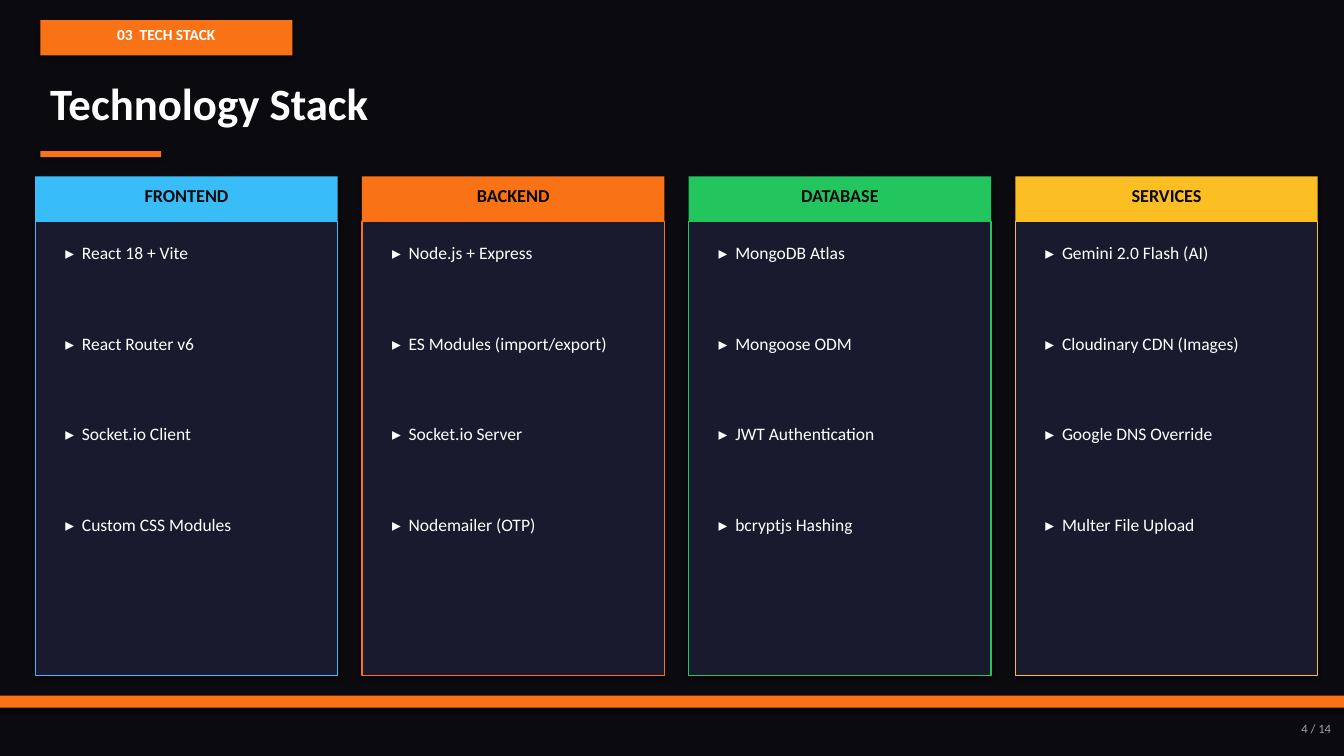
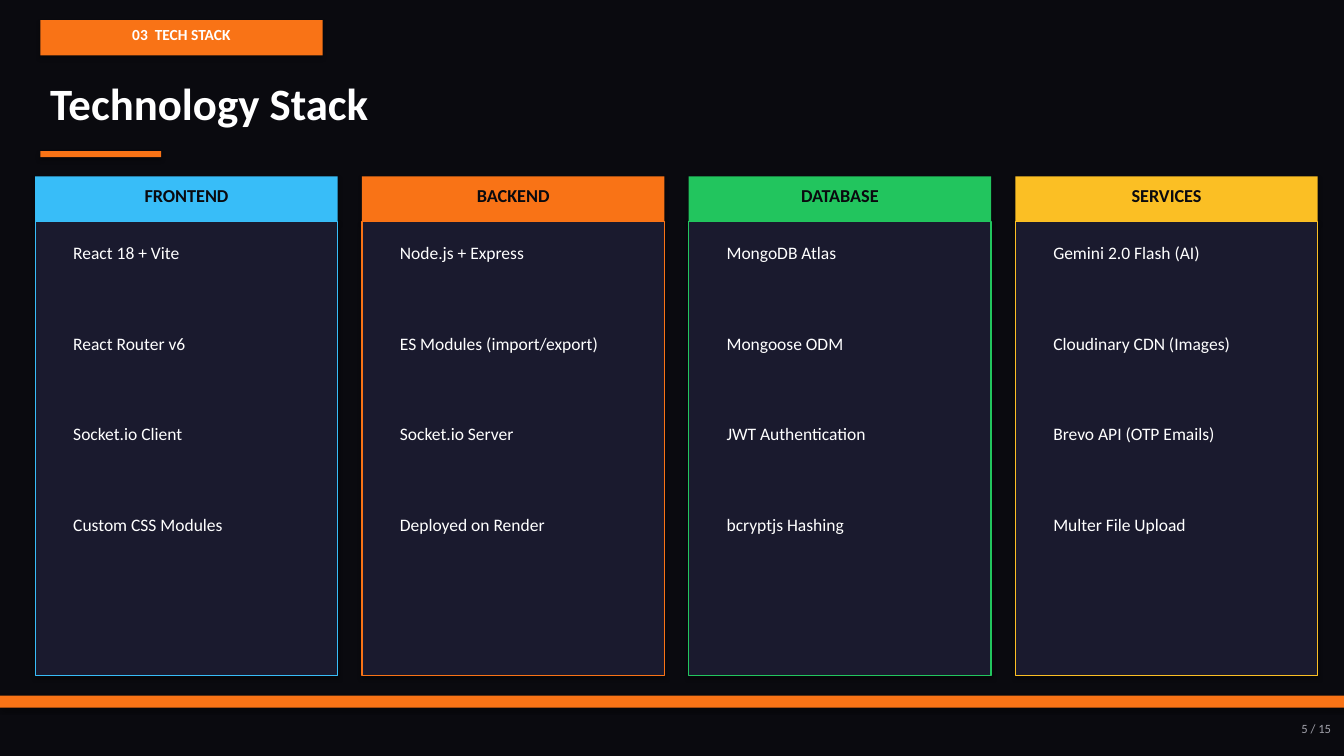
Before and after one commit to daniyalbettani/voice-restaurant-ai, a slide deck: slide 5 of VoiceBite_AI_Presentation.pptx (slide 4 before the commit). Drawn at 1344x756 pixels with LibreOffice and Linux fonts; fonts in the diff are those of the drawing. Boxes give left, top, right and bottom in pixels: in the first picture for what was removed or moved away, otherwise in the second. Text is boxed around its words. In the diff, an @@ line names an element or a change of style, - is before the commit and + after.

Commit message:
feat: add authentication context, modal component, and admin login page

```diff
--- a/VoiceBite_AI_Presentation.pptx
+++ b/VoiceBite_AI_Presentation.pptx
@@ rectangle: place and size @@
-rectangle at <box>40,20,292,55</box>
+rectangle at <box>40,20,323,55</box>
@@ text "03 TECH STACK": place and size @@
-text "03 TECH STACK" at <box>117,30,215,40</box>
+text "03 TECH STACK" at <box>132,30,230,40</box>
@@ text at <box>73,247,179,259</box>: text changed @@
-▸ React 18 + Vite
+React 18 + Vite
@@ text at <box>400,247,524,262</box>: text changed @@
-▸ Node.js + Express
+Node.js + Express
@@ text at <box>727,247,836,262</box>: text changed @@
-▸ MongoDB Atlas
+MongoDB Atlas
@@ text at <box>1053,246,1200,261</box>: text changed @@
-▸ Gemini 2.0 Flash (AI)
+Gemini 2.0 Flash (AI)
@@ text at <box>73,338,186,350</box>: text changed @@
-▸ React Router v6
+React Router v6
@@ text at <box>400,337,598,353</box>: text changed @@
-▸ ES Modules (import/export)
+ES Modules (import/export)
@@ text at <box>727,338,843,353</box>: text changed @@
-▸ Mongoose ODM
+Mongoose ODM
@@ text at <box>1053,337,1230,353</box>: text changed @@
-▸ Cloudinary CDN (Images)
+Cloudinary CDN (Images)
@@ text at <box>73,428,182,440</box>: text changed @@
-▸ Socket.io Client
+Socket.io Client
@@ text at <box>400,428,513,440</box>: text changed @@
-▸ Socket.io Server
+Socket.io Server
@@ text at <box>727,428,865,440</box>: text changed @@
-▸ JWT Authentication
+JWT Authentication
@@ text at <box>1053,427,1214,443</box>: text changed @@
-▸ Google DNS Override
+Brevo API (OTP Emails)
@@ text at <box>73,519,222,531</box>: text changed @@
-▸ Custom CSS Modules
+Custom CSS Modules
@@ text at <box>400,519,545,534</box>: text changed @@
-▸ Nodemailer (OTP)
+Deployed on Render
@@ text at <box>727,519,844,534</box>: text changed @@
-▸ bcryptjs Hashing
+bcryptjs Hashing
@@ text at <box>1053,519,1185,534</box>: text changed @@
-▸ Multer File Upload
+Multer File Upload
@@ text at <box>1301,725,1331,733</box>: text changed @@
-4 / 14
+5 / 15
```
Also in this commit, not shown: 11 other slides changed, 3 slides added, 2 slides removed, 3 other files.
